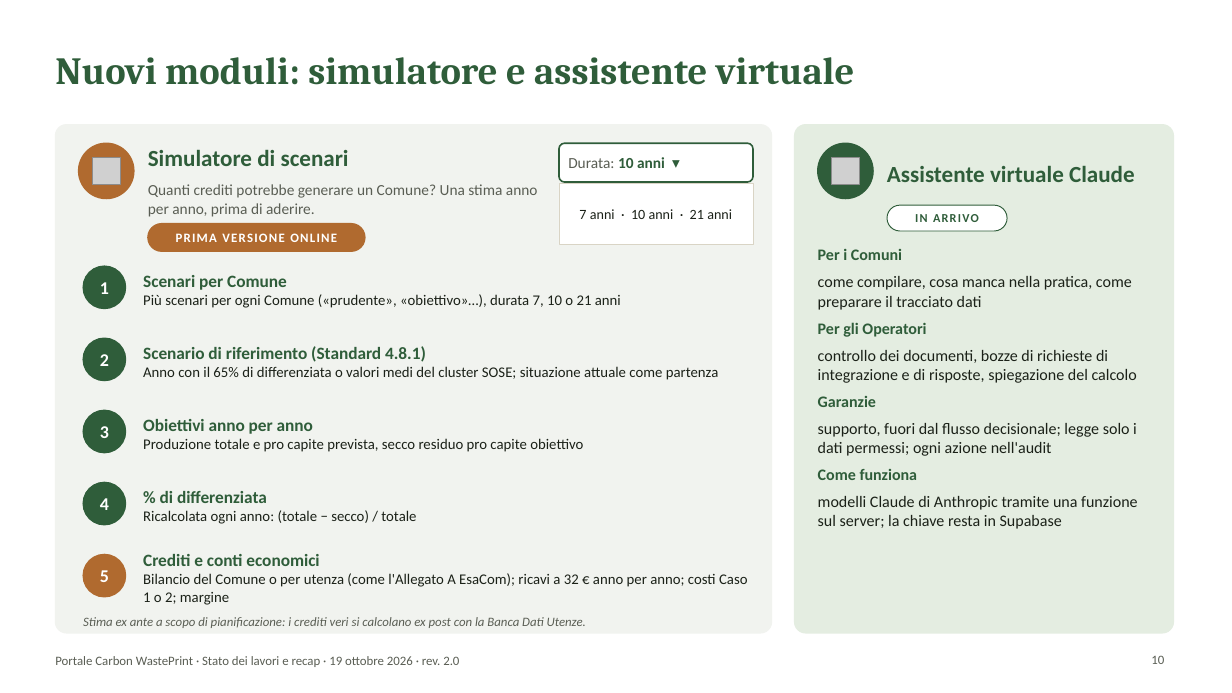
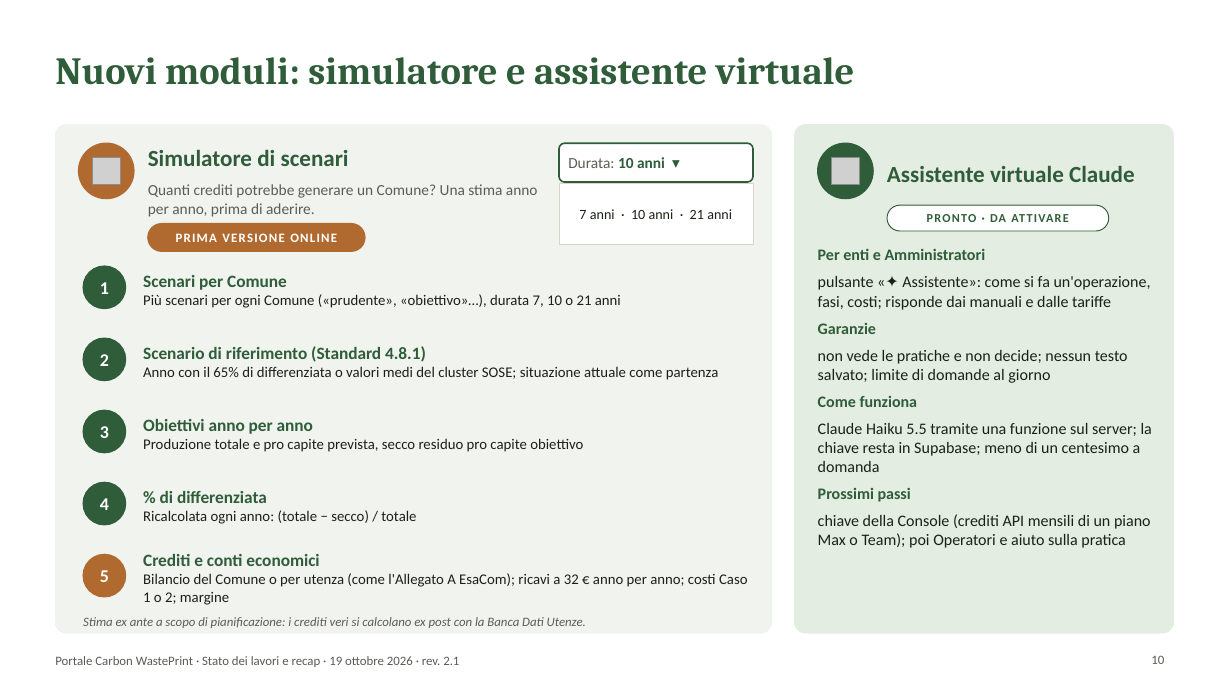
Before and after one commit to lucamorettioperate/portale-cwp, a slide deck: slide 10 of public/documentazione/Presentazione_Portale_CWP.pptx. Drawn at 1232x693 pixels with LibreOffice and Linux fonts; fonts in the diff are those of the drawing; grey boxes stand for pictures; background and template pictures are left out. Boxes give left, top, right and bottom in pixels: in the first picture for what was removed or moved away, otherwise in the second. Text is boxed around its words. In the diff, an @@ line names an element or a change of style, - is before the commit and + after.

```diff
--- a/public/documentazione/Presentazione_Portale_CWP.pptx
+++ b/public/documentazione/Presentazione_Portale_CWP.pptx
@@ rounded rectangle: place and size @@
-rounded rectangle at [887,205,1007,231]
+rounded rectangle at [887,205,1109,231]
@@ text at [990,214,1006,222]: text changed @@
-IN ARRIVO
+PRONTO · DA ATTIVARE
@@ text at [818,249,1151,310]: text changed @@
-Per i Comuni
-come compilare, cosa manca nella pratica, come preparare il tracciato dati
-Per gli Operatori
-controllo dei documenti, bozze di richieste di integrazione e di risposte, spiegazione del calcolo
+Per enti e Amministratori
+pulsante «✦ Assistente»: come si fa un'operazione, fasi, costi; risponde dai manuali e dalle tariffe
@@ text at [818,350,1128,383]: text changed @@
-supporto, fuori dal flusso decisionale; legge solo i dati permessi; ogni azione nell'audit
+non vede le pratiche e non decide; nessun testo salvato; limite di domande al giorno
@@ text at [818,423,1152,548]: text changed @@
-modelli Claude di Anthropic tramite una funzione sul server; la chiave resta in Supabase
+Claude Haiku 5.5 tramite una funzione sul server; la chiave resta in Supabase; meno di un centesimo a domanda
+Prossimi passi
+chiave della Console (crediti API mensili di un piano Max o Team); poi Operatori e aiuto sulla pratica
@@ text at [55,656,459,667]: text changed @@
-Portale Carbon WastePrint · Stato dei lavori e recap · 19 ottobre 2026 · rev. 2.0
+Portale Carbon WastePrint · Stato dei lavori e recap · 19 ottobre 2026 · rev. 2.1
```
Also in this commit, not shown: 13 other slides changed, 27 other files.
